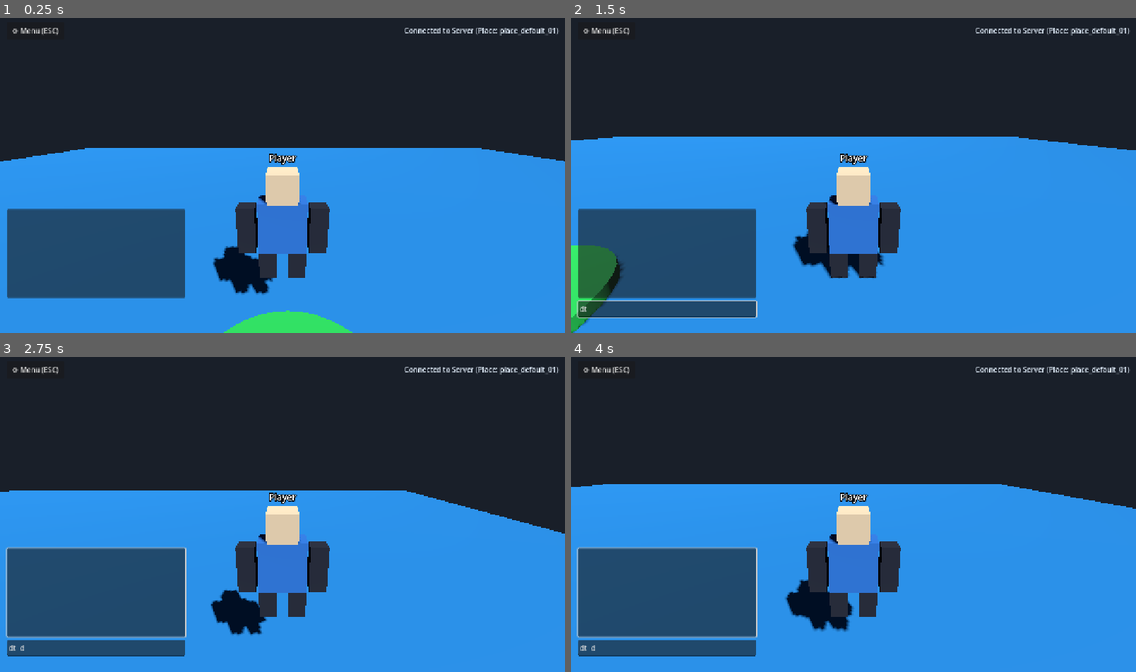
Above: before the commit, frames 1-4 (two rows, left to right).
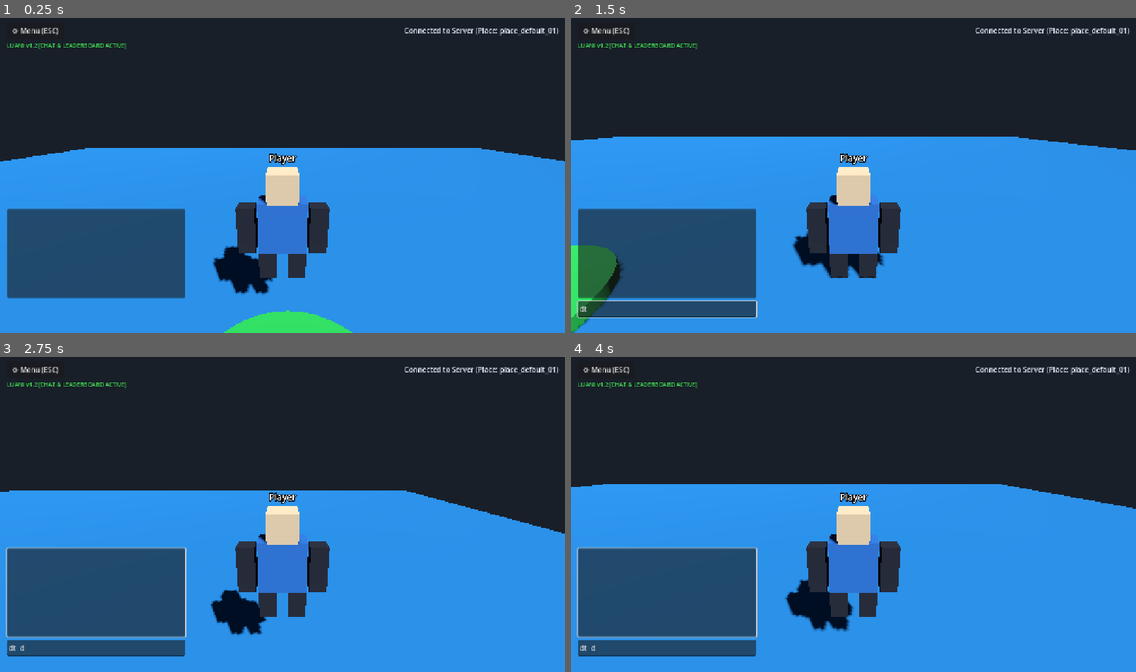
Above: after the commit, the same moments.

Repository: Catapult4733/Luani-Client
Game: Godot game, scene res://scenes/game/game_world.tscn
The game is run twice, just before and just after one commit, with the same random seed, the same clock (stepped at 60 frames per second) and the same inputs. This scene is started directly instead of the project's main scene.
Inputs (mouse positions are in pixels of both pictures, inside the frame that each line leads up to):
- Up to frame 1 (0.25 s): no input
- Up to frame 2 (1.5 s): tap Enter at 0.5 s; move the mouse to (977, 159) at 0.52 s; hold D 0.53-1.25 s; tap T at 0.6 s; click (977, 159) at 0.67 s; tap Space at 0.77 s; drag from (740, 191) to (825, 238) at 1.27 s
- Up to frame 3 (2.75 s): tap Space at 2 s; move the mouse to (339, 442) at 2.02 s; hold D from 2.03 s (still down); tap Tab at 2.1 s
- Up to frame 4 (4 s): release D at 2.75 s; drag from (825, 577) to (684, 464) at 2.77 s; move the mouse to (1023, 561) at 3.52 s; hold A from 3.53 s (still down); hold Q from 3.53 s (still down); tap Space at 3.77 s

The runs differ from the first frame. In frame 1, 0.2% of the frame differs, in the area x 1-23%, y 8-10%; in frame 2, 0.2%; in frame 3, 0.2%; in frame 4, 0.2%.
Error in both runs: Invalid access to property or key 'is_owner' on a base object of type 'Node (network_manager.gd)'. (res://scenes/ui/chat_overlay.gd:22)

Commit message:
Fix search, add blue verified badge filters, green watermark, and desktop protocol path

Diff:
--- a/client_and_studio/scenes/game/game_world.tscn
+++ b/client_and_studio/scenes/game/game_world.tscn
@@ -41,6 +41,18 @@
 grow_vertical = 2
 mouse_filter = 2
 
+[node name="WatermarkLabel" type="Label" parent="UI/HUD"]
+layout_mode = 1
+offset_left = 15.0
+offset_top = 60.0
+offset_right = 350.0
+offset_bottom = 85.0
+theme_override_colors/font_color = Color(0.3, 0.95, 0.4, 1)
+theme_override_colors/font_outline_color = Color(0, 0, 0, 1)
+theme_override_constants/outline_size = 3
+theme_override_font_sizes/font_size = 13
+text = "LUANI v1.2 [CHAT & LEADERBOARD ACTIVE]"
+
 [node name="TopBar" type="HBoxContainer" parent="UI/HUD"]
 layout_mode = 1
 anchors_preset = 10
--- a/client_and_studio/scenes/ui/chat_overlay.gd
+++ b/client_and_studio/scenes/ui/chat_overlay.gd
@@ -53,7 +53,7 @@
 	if sender_is_owner:
 		prefix += "[color=#a855f7]👑[/color] "
 	if sender_is_verified:
-		prefix += "[color=#38bdf8]☑️[/color] "
+		prefix += "[color=#1DA1F2]☑️[/color] "
 
 	var formatted := "%s[b][color=#818cf8]%s:[/color][/b] %s" % [prefix, sender_name, msg_text]
 	chat_log.append_text(formatted + "\n")
--- a/client_and_studio/scenes/ui/leaderboard_overlay.gd
+++ b/client_and_studio/scenes/ui/leaderboard_overlay.gd
@@ -69,17 +69,19 @@
 		crown_label.text = "👑"
 		row.add_child(crown_label)
 
-	# Verified Checkmark Icon
+	# Verified Checkmark Icon (Modulated Blue #1DA1F2)
 	if is_verified:
 		if ResourceLoader.exists(VERIFIED_ICON_PATH):
 			var tex_rect := TextureRect.new()
 			tex_rect.texture = load(VERIFIED_ICON_PATH)
 			tex_rect.expand_mode = TextureRect.EXPAND_IGNORE_SIZE
 			tex_rect.custom_minimum_size = Vector2(20, 20)
+			tex_rect.modulate = Color("1DA1F2")
 			row.add_child(tex_rect)
 		else:
 			var check_label := Label.new()
 			check_label.text = "☑️"
+			check_label.modulate = Color("1DA1F2")
 			row.add_child(check_label)
 
 	# Player Username
Not shown, changed: web_backend/public/app.js
Not shown, changed: web_backend/public/style.css
Not shown, changed: web_backend/src/index.js
